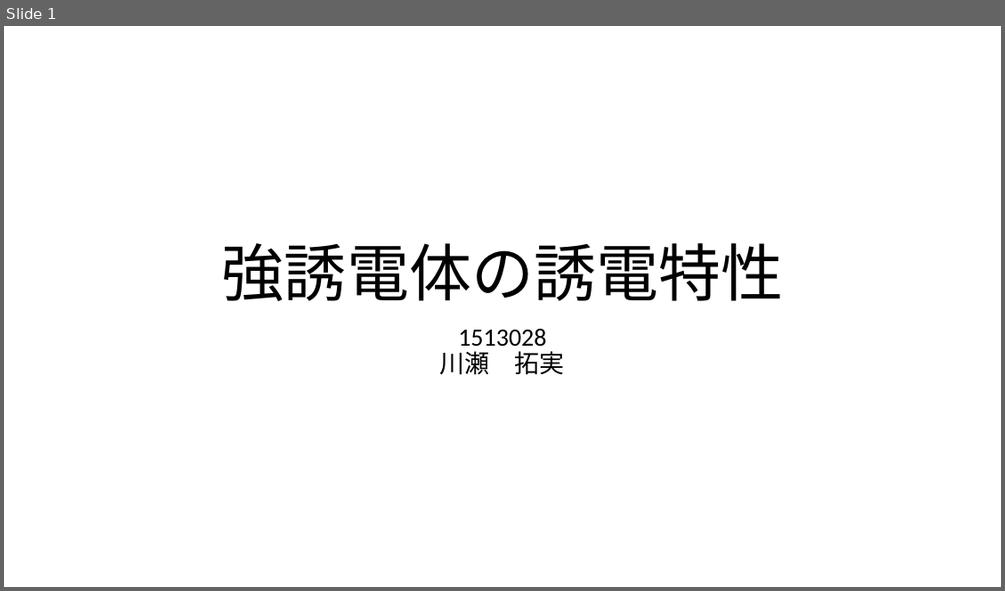
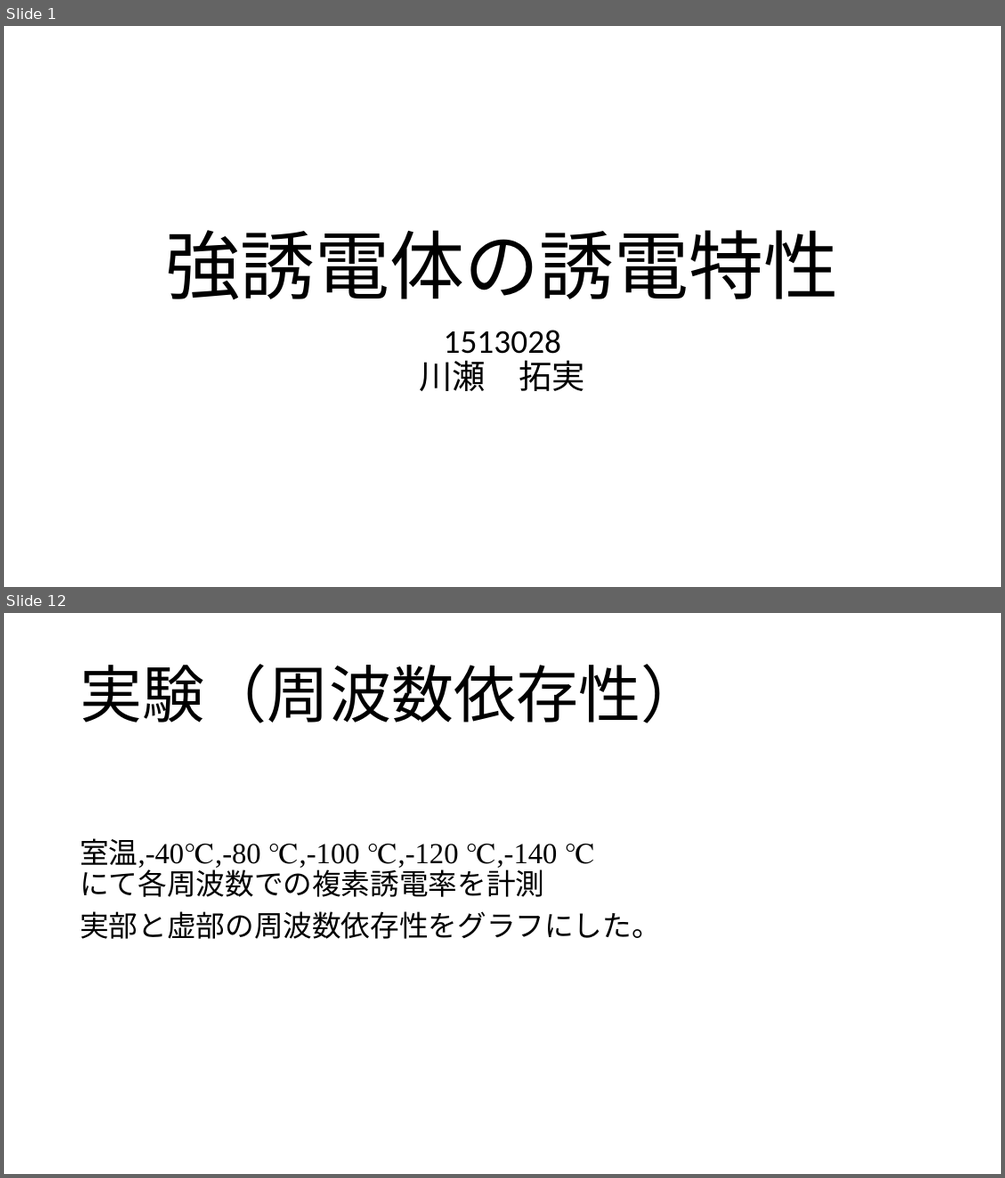
Before and after one commit to coil398/experiment, a slide deck: dielectric/強誘電体の誘電特性.pptx. Shown one above the other, each under a label of ours: slide 1 before the commit, slides 1 and 12 after it; the slides between them are not shown. The pictures are 1005x591 and 1005x1178 pixels, drawn with LibreOffice and Linux fonts; fonts in the diff are those of the drawing. Boxes give left, top, right and bottom in pixels: in the first picture for what was removed or moved away, otherwise in the second. Text is boxed around its words. In the diff, an @@ line names an element or a change of style, - is before the commit and + after.

```diff
--- a/dielectric/強誘電体の誘電特性.pptx
+++ b/dielectric/強誘電体の誘電特性.pptx
@@ slide 12 added at (4, 613, 1001, 1174), background #FFFFFF @@
@@ title added at (80, 664, 703, 723), 60 pt, text #000000 @@
+実験（周波数依存性）
@@ text added at (80, 838, 660, 939), 28 pt, text #000000 @@
+室温,-40℃,-80 ℃,-100 ℃,-120 ℃,-140 ℃
+にて各周波数での複素誘電率を計測
+実部と虚部の周波数依存性をグラフにした。
@@ slide 1 changed as well @@
@@ title "強誘電体の誘電特性" at (166, 230, 839, 300): size 60 to 72 pt @@
@@ subtitle "1513028 川瀬 拓実" at (420, 329, 586, 391): size 24 to 32 pt @@
```
Also in this commit, not shown: 12 other slides added, 3 other files.
